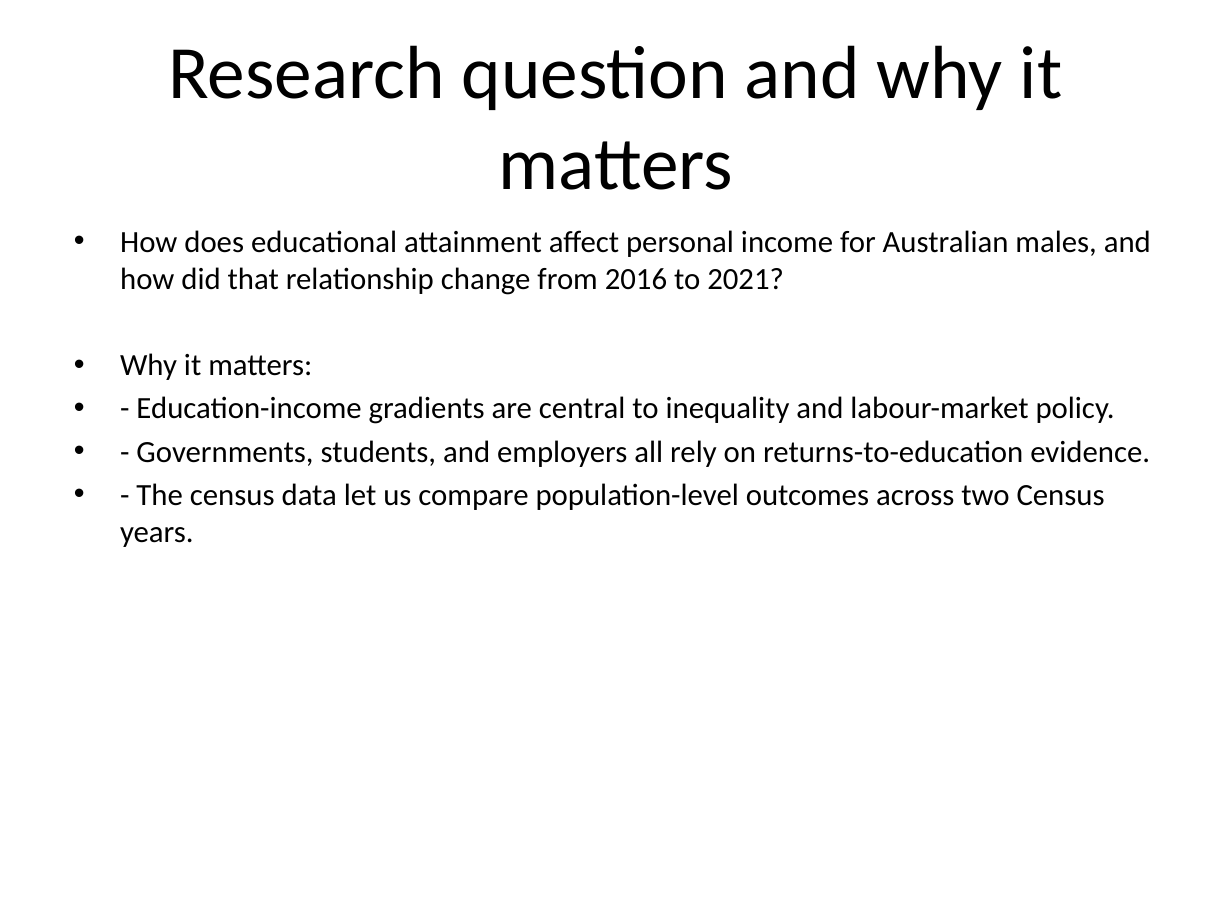
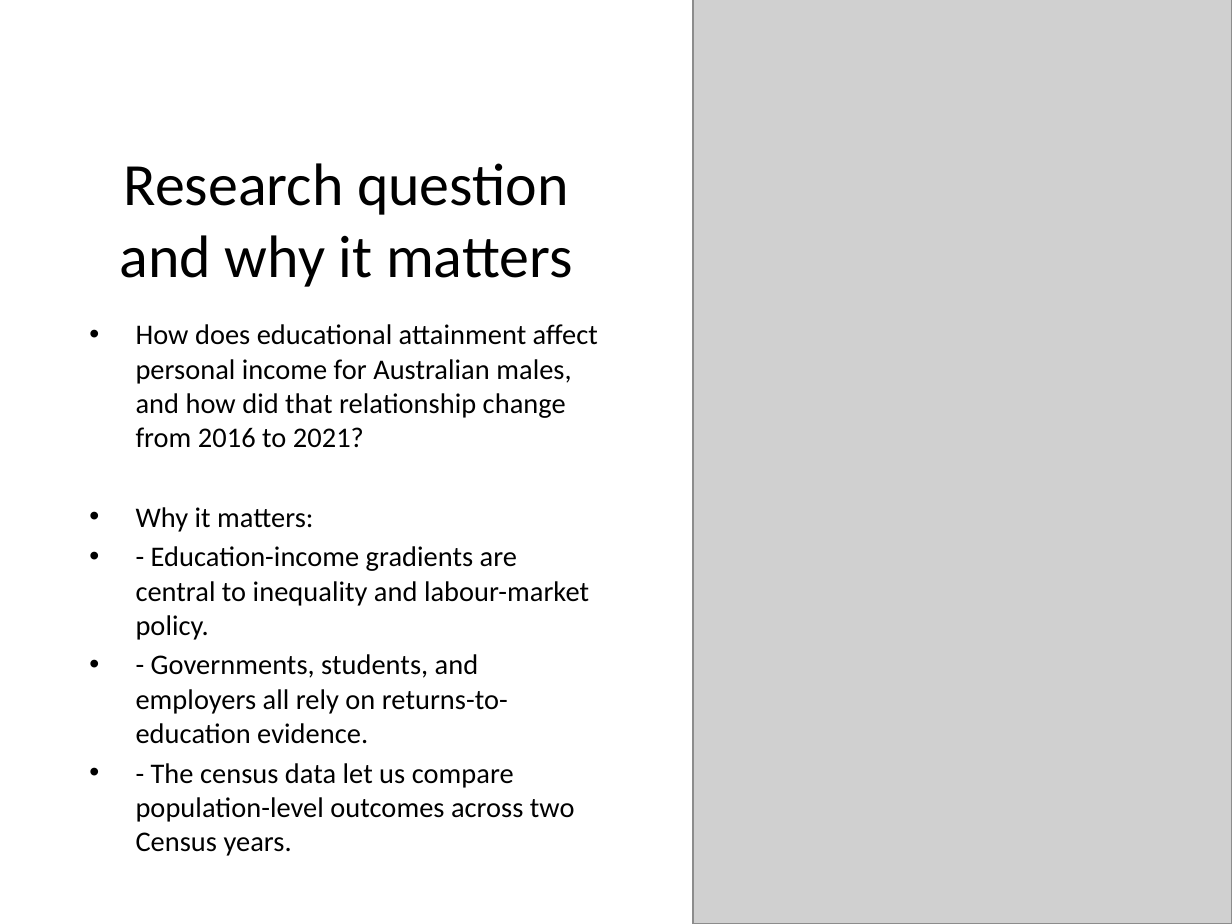
Before and after one commit to glew0008/ecc3479-project, a slide deck: slide 2 of slides/Education_and_Income_Presentation_cleaned.pptx. Drawn at 1232x924 pixels with LibreOffice and Linux fonts; fonts in the diff are those of the drawing; grey boxes stand for pictures. Boxes give left, top, right and bottom in pixels: in the first picture for what was removed or moved away, otherwise in the second. Text is boxed around its words. In the diff, an @@ line names an element or a change of style, - is before the commit and + after.

```diff
--- a/slides/Education_and_Income_Presentation_cleaned.pptx
+++ b/slides/Education_and_Income_Presentation_cleaned.pptx
@@ picture added at <box>692,0,1232,924</box> @@
@@ title "Research question and why it ...": place and size @@
-title "Research question and why it ..." at <box>168,45,1062,190</box>
+title "Research question and why it ..." at <box>120,163,572,287</box>
@@ title "Research question and why it ..." at <box>120,163,572,287</box>: size 44 to 35 pt @@
@@ text "How does educational attainment affect ...": place and size @@
-text "How does educational attainment affect ..." at <box>120,230,1151,547</box>
+text "How does educational attainment affect ..." at <box>136,324,598,852</box>
@@ text "How does educational attainment affect ..." at <box>136,324,598,852</box>: size 18 to 16.6 pt; vertical alignment top to middle @@
```
Also in this commit, not shown: 7 other slides changed, 1 slide added, 3 slides removed.
